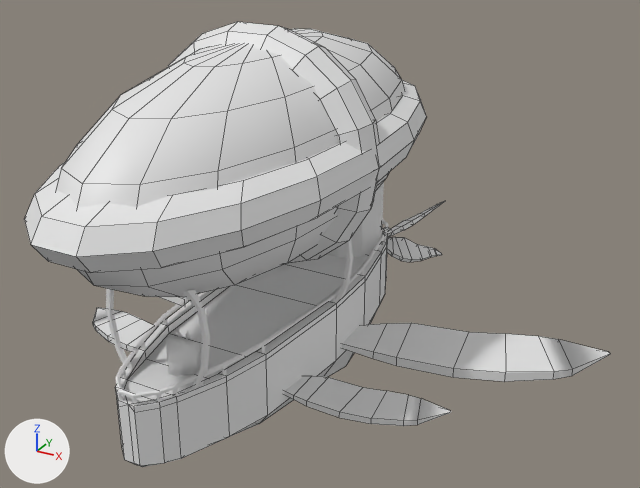
The FBX model Modèles 3D/Map/Constructions/Aéronef/Le modéle/Aéronef.fbx: old version first, new version second.
One viewpoint serves both versions: a camera (50 mm lens) standing at (2.63, -5.23, 2.56) and looking at (0.23, -0.87, 0.38). Every picture has the same lights, and +X, +Y and +Z are marked at lower left. Mesh edges are drawn as thin lines on the coarser meshes. Where no turn or scale is listed for an object, it has been applied to the vertices.

Names of what the first picture shows: 'Ballon', 'Barre', 'Cablage', 'Coque', 'Elisse', 'Guidon', 'Torus1', 'Torus2'.
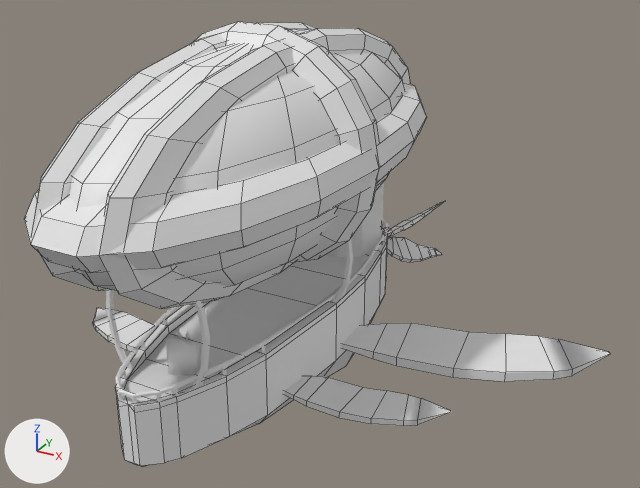
Boxes (x1, y1, x2, y2) around the edits, measured in the pictures (640 x 488 px):
'Torus1.001', added
    after: (99, 28, 410, 309)
'Torus1.002', added
    after: (32, 23, 317, 291)

The change, as a list of edits to the scene's bpy script:
```text
Add me_torus_004:
    me_torus_004.from_pydata(...)  # 162 vertices, 162 faces; spans x -0.11..0.11, y -1.58..1.58, z -0.64..0.64
Add me_torus_003:
    me_torus_003.from_pydata(...)  # 162 vertices, 162 faces; spans x -0.11..0.11, y -1.58..1.58, z -0.64..0.64
Add ob_torus1_001:
    ob_torus1_001 = bpy.data.objects.new('Torus1.001', me_torus_004)
    ob_torus1_001.location = (0.213, -1.162, 1.041)
Add ob_torus1_002:
    ob_torus1_002 = bpy.data.objects.new('Torus1.002', me_torus_003)
    ob_torus1_002.location = (-0.171, -1.162, 1.041)
```
